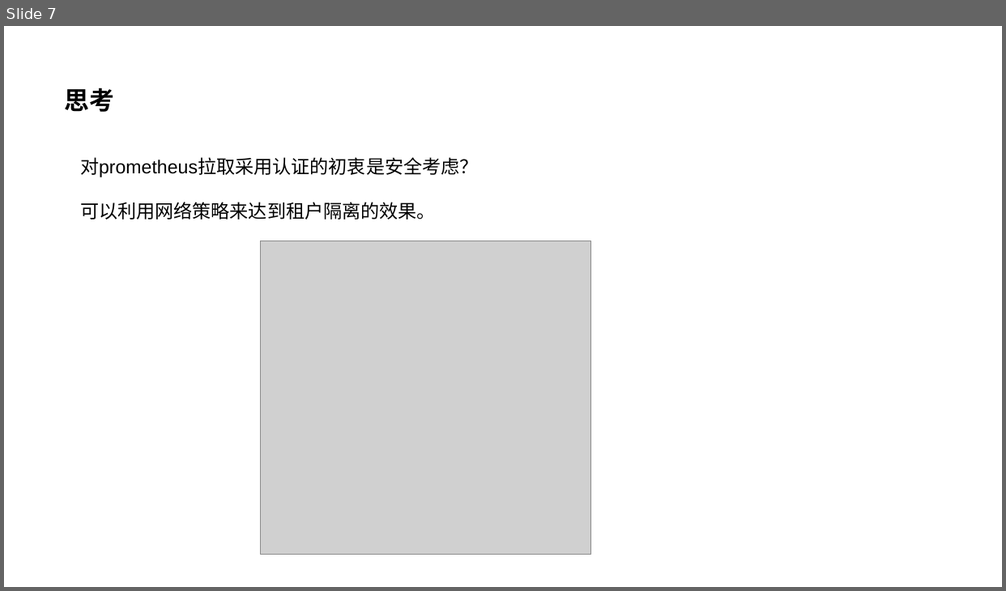
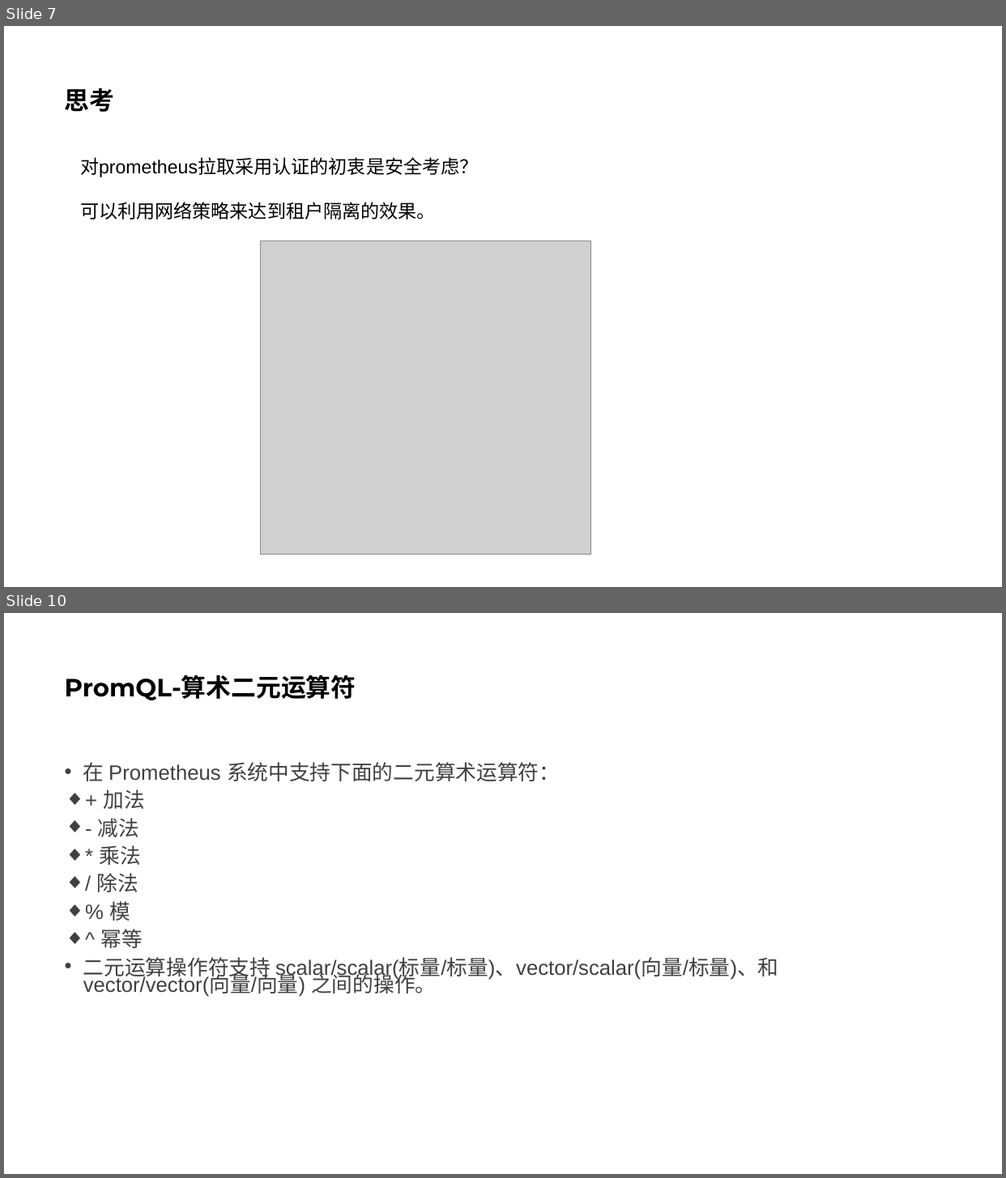
Before and after one commit to honglei24/k8s_prometheus, a slide deck: research/k8s_prometheus.pptx. Shown one above the other, each under a label of ours: slide 7 before the commit, slides 7 and 10 after it; the slides between them are not shown. The pictures are 1006x591 and 1006x1178 pixels, drawn with LibreOffice and Linux fonts; fonts in the diff are those of the drawing; grey boxes stand for pictures. Boxes give left, top, right and bottom in pixels: in the first picture for what was removed or moved away, otherwise in the second. Text is boxed around its words. In the diff, an @@ line names an element or a change of style, - is before the commit and + after.

```diff
--- a/research/k8s_prometheus.pptx
+++ b/research/k8s_prometheus.pptx
@@ slide 10 added at box(4, 613, 1002, 1174), background #FFFFFF @@
@@ title added at box(65, 675, 356, 700), 24 pt, text #000000, bold @@
+PromQL-算术二元运算符
@@ text added at box(83, 762, 778, 997), 20 pt, text #404040 @@
+• 在 Prometheus 系统中支持下面的二元算术运算符：
+◆ + 加法
+◆ - 减法
+◆ * 乘法
+◆ / 除法
+◆ % 模
+◆ ^ 幂等
+• 二元运算操作符支持 scalar/scalar(标量/标量)、vector/scalar(向量/标量)、和 vector/vector(向量/向量) 之间的操作。
```
Also in this commit, not shown: 4 other slides added, 2 other files.
